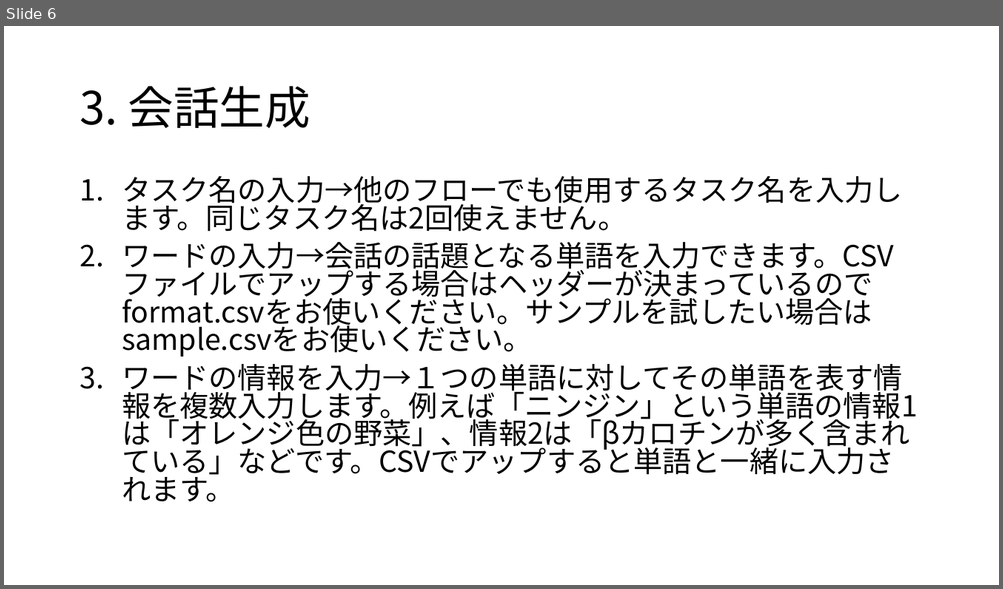
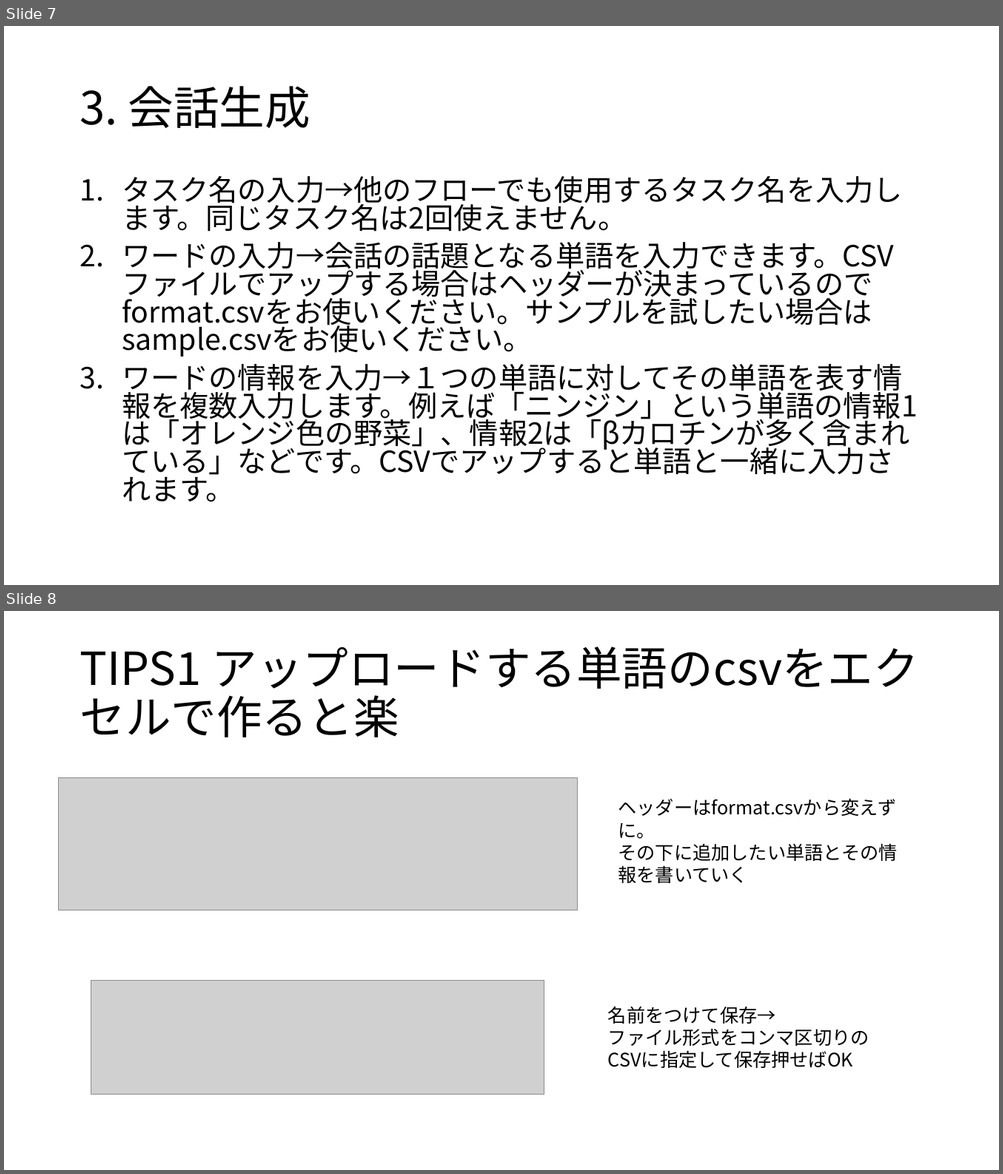
Before and after one commit to flymywife/Meta-CommunicationRAG, a slide deck: mcrag-app-mcp/sample/MCRAG_mcp_マニュアル.pptx. Shown one above the other, each under a label of ours: slide 6 before the commit, slides 7 and 8 after it. The pictures are 1003x589 and 1003x1174 pixels, drawn with LibreOffice and Linux fonts; fonts in the diff are those of the drawing; grey boxes stand for pictures. Boxes give left, top, right and bottom in pixels: in the first picture for what was removed or moved away, otherwise in the second. Text is boxed around its words. In the diff, an @@ line names an element or a change of style, - is before the commit and + after.

```diff
--- a/mcrag-app-mcp/sample/MCRAG_mcp_マニュアル.pptx
+++ b/mcrag-app-mcp/sample/MCRAG_mcp_マニュアル.pptx
@@ slide 8 added at box(4, 611, 999, 1170), background #FFFFFF @@
@@ title added at box(79, 647, 919, 697), 44 pt, text #000000 @@
+TIPS1 アップロードする単語のcsvをエクセルで作ると楽
@@ picture added at box(59, 778, 578, 911) @@
@@ text added at box(618, 798, 897, 883), 18 pt, text #000000 @@
+ヘッダーはformat.csvから変えずに。
+その下に追加したい単語とその情報を書いていく
@@ picture added at box(91, 981, 545, 1095) @@
@@ text added at box(608, 1007, 869, 1068), 18 pt, text #000000 @@
+名前をつけて保存→
+ファイル形式をコンマ区切りのCSVに指定して保存押せばOK
@@ what was slide 6 is now slide 7 @@
```
Also in this commit, not shown: 8 slides changed, 1 other slide added, 23 other files.
